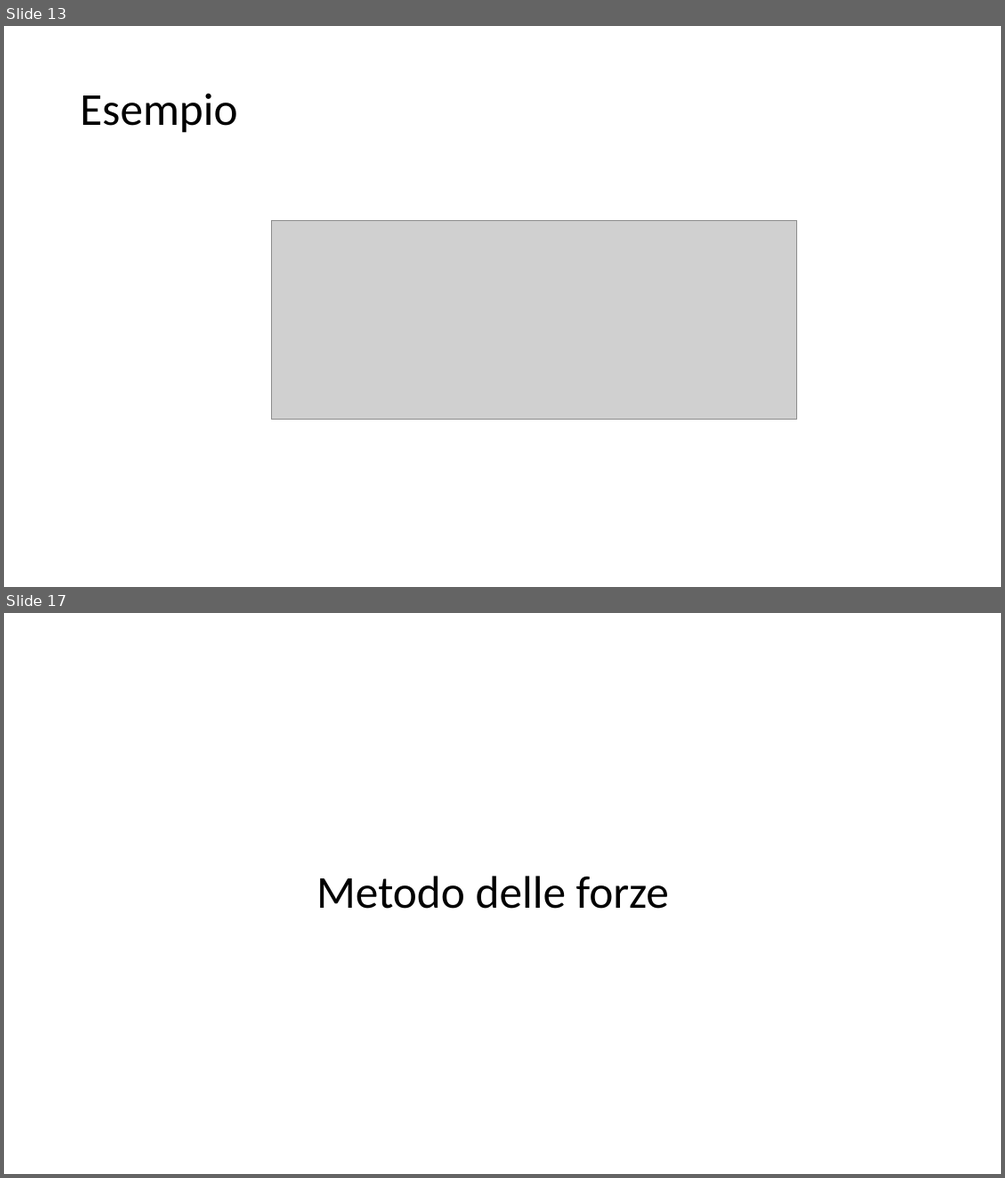
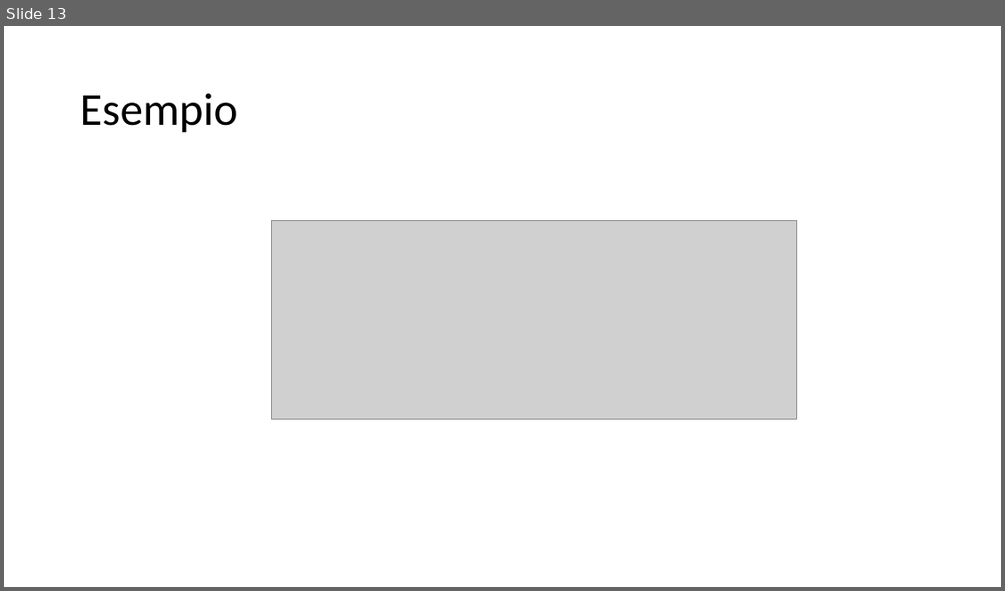
Before and after one commit to giuseppetomassetti/SdC, a slide deck: lezioni/H 10-13 deformazione nelle travi inflesse.pptx. Shown one above the other, each under a label of ours: slides 13 and 17 before the commit, slide 13 after it; the slides between them are not shown. The pictures are 1005x1178 and 1005x591 pixels, drawn with LibreOffice and Linux fonts; fonts in the diff are those of the drawing; grey boxes stand for pictures. Boxes give left, top, right and bottom in pixels: in the first picture for what was removed or moved away, otherwise in the second. Text is boxed around its words. In the diff, an @@ line names an element or a change of style, - is before the commit and + after.

```diff
--- a/lezioni/H 10-13 deformazione nelle travi inflesse.pptx
+++ b/lezioni/H 10-13 deformazione nelle travi inflesse.pptx
@@ slide 17 removed at [4,613,1001,1174], background #FFFFFF @@
@@ title removed at [316,876,669,908] @@
-Metodo delle forze
```
Also in this commit, not shown: 10 other slides removed, 49 other files.
